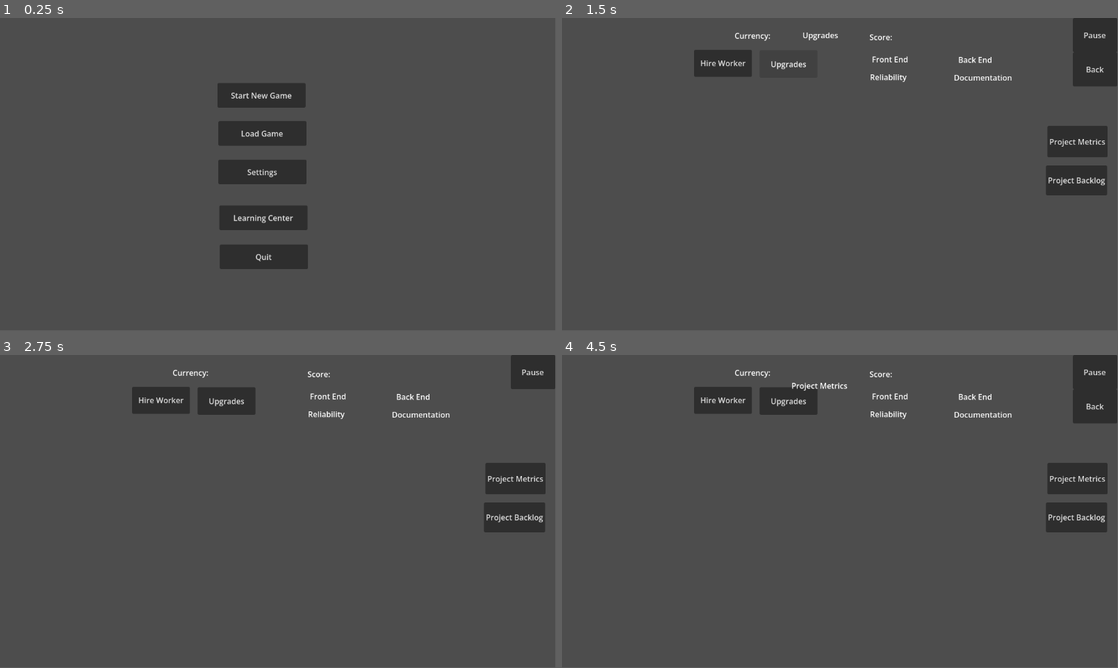
Above: before the commit, frames 1-4 (two rows, left to right).
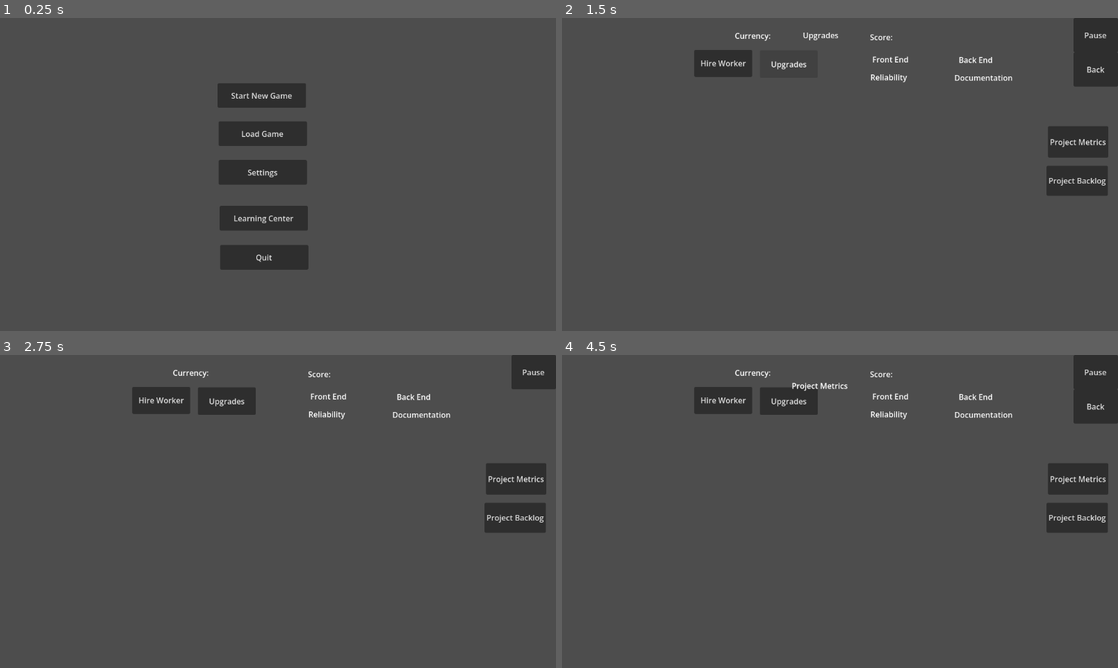
Above: after the commit, the same moments.

Repository: SE4AIResearch/SSW695-Group1
Game: Godot game, scene res://MainMenu/MainMenu.tscn
The game is run twice, just before and just after one commit, with the same random seed, the same clock (stepped at 60 frames per second) and the same inputs.
Inputs:
- Up to frame 1 (0.25 s): no input
- Up to frame 2 (1.5 s): click "Start New Game" at 0.5 s; click "Upgrades" at 1.25 s
- Up to frame 3 (2.75 s): click "Back" at 2 s
- Up to frame 4 (4.5 s): click "Project Metrics" at 2.75 s; click "Pause" at 3.5 s; click "Resume" at 4.25 s
In our replay, the window is 799x449 before the commit and 800x450 after it. These sizes can differ from the game's own. Grey fills any space a smaller window leaves; there, only what the larger window draws over its background counts as a difference.

The runs differ from the first frame. In frame 1, 0.4% of the frame differs, in the area x 39-56%, y 23-81%; in frame 2, 1.0%; in frame 3, 0.8%; in frame 4, 1.0%, in the area x 25-100%, y 0-57%.
Error after the commit: Attempt to call function 'new' in base 'null instance' on a null instance. (res://Tools/PersonConstructor/PersonConstructor.gd:4)

Commit message:
Worker and Person Visuals

Diff:
--- a/Person/Person.tscn
+++ b/Person/Person.tscn
@@ -1,16 +1,23 @@
 [gd_scene format=3 uid="uid://doy5ib16ee1oa"]
 
 [ext_resource type="Script" uid="uid://dh2uv4xlq8gft" path="res://Person/person.gd" id="1_beudb"]
+[ext_resource type="Texture2D" uid="uid://breqcy7jrm1kr" path="res://Person/Textures/Head/01.png" id="2_hib4k"]
 
 [node name="Person" type="Node2D" unique_id=1533579046]
 script = ExtResource("1_beudb")
 
 [node name="headSprite" type="Sprite2D" parent="." unique_id=546239071]
+texture_filter = 1
+texture = ExtResource("2_hib4k")
 
 [node name="hairSprite" type="Sprite2D" parent="." unique_id=1649586401]
-
-[node name="facialHairSprite" type="Sprite2D" parent="." unique_id=947152690]
+texture_filter = 1
 
 [node name="mouthSprite" type="Sprite2D" parent="." unique_id=599888584]
+texture_filter = 1
 
 [node name="noseSprite" type="Sprite2D" parent="." unique_id=850511957]
+texture_filter = 1
+
+[node name="eyeSprite" type="Sprite2D" parent="." unique_id=754297076]
+texture_filter = 1
--- a/Person/Worker/Worker.tscn
+++ b/Person/Worker/Worker.tscn
@@ -1,16 +1,30 @@
 [gd_scene format=3 uid="uid://u8bret2kckvv"]
 
 [ext_resource type="Script" uid="uid://cqag0vasl33gh" path="res://Person/Worker/worker.gd" id="1_l17xh"]
+[ext_resource type="Texture2D" uid="uid://breqcy7jrm1kr" path="res://Person/Textures/Head/01.png" id="2_k1q1s"]
+[ext_resource type="Texture2D" uid="uid://b7dikmvar4jnb" path="res://Person/Textures/Hair/03.png" id="3_k1q1s"]
+[ext_resource type="Texture2D" uid="uid://cwaw43dvc7ejo" path="res://Person/Textures/Mouth/01.png" id="4_4ucnk"]
+[ext_resource type="Texture2D" uid="uid://bbvn8pwcea6ax" path="res://Person/Textures/Nose/02.png" id="5_pvhlq"]
+[ext_resource type="Texture2D" uid="uid://b1ov1ai8w2i85" path="res://Person/Textures/Eyes/01.png" id="6_msffv"]
 
 [node name="Worker" type="Node2D" unique_id=1876878133]
 script = ExtResource("1_l17xh")
 
 [node name="headSprite" type="Sprite2D" parent="." unique_id=1710825731]
+texture = ExtResource("2_k1q1s")
 
 [node name="hairSprite" type="Sprite2D" parent="." unique_id=2083482492]
-
-[node name="facialHairSprite" type="Sprite2D" parent="." unique_id=20765161]
+position = Vector2(1, -10)
+texture = ExtResource("3_k1q1s")
 
 [node name="mouthSprite" type="Sprite2D" parent="." unique_id=1085375892]
+position = Vector2(0, 7)
+texture = ExtResource("4_4ucnk")
 
 [node name="noseSprite" type="Sprite2D" parent="." unique_id=1654903927]
+position = Vector2(0, 1)
+texture = ExtResource("5_pvhlq")
+
+[node name="eyeSprite" type="Sprite2D" parent="." unique_id=1862072873]
+position = Vector2(0, -2)
+texture = ExtResource("6_msffv")
--- a/Person/Worker/worker.gd
+++ b/Person/Worker/worker.gd
@@ -4,9 +4,9 @@
 
 var headSpritePath: String
 var hairSpritePath: String
-var facialHairSpritePath: String
 var mouthSpritePath: String
 var noseSpritePath: String
+var eyeSpritePath: String
 
 var frontEndWorkerStat: int
 var backEndWorkerStat: int
--- a/Person/names.gd
+++ b/Person/names.gd
@@ -1,9 +1,27 @@
 extends Node
 
-var firstNames=[
+var maleFirstNames=[
 "John",
+"Mike",
+"William",
+"Todd",
+"Greg",
+"Giovanni"
+]
+
+var femaleFirstNames=[
+"Mary",
+"Anna",
+"Suzan",
+"Chloe",
+"Melanie"
 ]
 
 var lastNames=[
 "Robertson",
+"Sue",
+"Fassbender",
+"Handel",
+"Stevenson",
+"Doe"
 ]
--- a/Person/person.gd
+++ b/Person/person.gd
@@ -4,10 +4,9 @@
 
 var headSpritePath: String
 var hairSpritePath: String
-var facialHairSpritePath: String
 var mouthSpritePath: String
 var noseSpritePath: String
-
+var eyeSpritePath: String
 # Called when the node enters the scene tree for the first time.
 func _ready() -> void:
 	pass # Replace with function body.
--- a/Tools/PersonConstructor/PersonConstructor.gd
+++ b/Tools/PersonConstructor/PersonConstructor.gd
@@ -1,13 +1,39 @@
 extends Node
 
-var nameList: String = "res://Person/names.gd"
-var personTextureList: String
+var nameList = load("res://Person/names.gd").new()
+var textureList = load("res://Person/Textures/textures.gd").new()
 
+var skinColors: Array[Color]
 
 func generateName(person):
+	var fName: String
+	match randi_range(0,1):
+		0: fName = nameList.maleFirstNames[randi_range(0,nameList.maleFirstNames.size()-1)]
+		1: fName = nameList.femaleFirstNames[randi_range(0,nameList.femaleFirstNames.size()-1)]
+	person.personName = fName +" "+nameList.lastNames[randi_range(0,nameList.lastNames.size()-1)]
 
+func generateVisuals(person):
+	person.headSpritePath = textureList.head[randi_range(0,textureList.head.size()-1)]
+	person.hairSpritePath = textureList.hair[randi_range(0,textureList.hair.size()-1)]
+	person.mouthSpritePath = textureList.mouth[randi_range(0,textureList.mouth.size()-1)]
+	person.noseSpritePath = textureList.nose[randi_range(0,textureList.nose.size()-1)]
+	person.eyeSpritePath = textureList.eyes[randi_range(0,textureList.eyes.size()-1)]
+	person.get_node("hairSprite").texture = load(person.hairSpritePath)
+	person.get_node("headSprite").texture = load(person.headSpritePath)
+	person.get_node("noseSprite").texture = load(person.noseSpritePath)
+	person.get_node("eyeSprite").texture = load(person.eyeSpritePath)
+	person.get_node("mouthSprite").texture = load(person.mouthSpritePath)
+
+	#Random Colors for now, Will replace later!
+	person.get_node("headSprite").modulate = Color(randf_range(0,1),randf_range(0,1),randf_range(0,1))
+	person.get_node("noseSprite").modulate = person.get_node("headSprite").modulate
+	person.get_node("hairSprite").modulate = Color(randf_range(0,1),randf_range(0,1),randf_range(0,1))
 	pass
 
-func generateVisuals(person):
-
+func generateWorkerStats(worker):
+	worker.frontEndWorkerStat = 1
+	worker.backEndWorkerStat = 1
+	worker.documentingWorkerStat = 1
+	worker.speedWorkerStat = 1
+	worker.staminaWorkerStat = 1
 	pass
--- a/UI/InGame/Hiring/HireItem/HireItem.tscn
+++ b/UI/InGame/Hiring/HireItem/HireItem.tscn
@@ -3,22 +3,27 @@
 [ext_resource type="Script" uid="uid://bgmjmmfks434g" path="res://UI/InGame/Hiring/HireItem/hire_item.gd" id="1_n43g0"]
 
 [node name="HireItem" type="Button" unique_id=1567480096]
-custom_minimum_size = Vector2(177, 169)
+custom_minimum_size = Vector2(312, 169)
 anchors_preset = -1
-anchor_right = 0.17600001
-anchor_bottom = 0.25300002
-offset_right = 0.24798584
-offset_bottom = 0.055984497
-flat = true
+anchor_right = 0.27100003
+anchor_bottom = 0.261
+offset_right = -0.1920166
+offset_bottom = -0.12800598
 script = ExtResource("1_n43g0")
 
-[node name="RichTextLabel" type="RichTextLabel" parent="." unique_id=430627088]
+[node name="workerInfo" type="RichTextLabel" parent="." unique_id=430627088]
 layout_mode = 0
-offset_right = 177.0
-offset_bottom = 138.0
-text = "Name Here
-Backend
+offset_left = 125.0
+offset_top = 7.0
+offset_right = 302.0
+offset_bottom = 162.0
+bbcode_enabled = true
+text = "Backend
 Frontend
 Documenting
 Speed
 Stamina"
+
+[node name="spriteMarker" type="Marker2D" parent="." unique_id=913662329]
+position = Vector2(57, 80)
+scale = Vector2(2.5, 2.5)
--- a/UI/InGame/Hiring/HireItem/hire_item.gd
+++ b/UI/InGame/Hiring/HireItem/hire_item.gd
@@ -1,8 +1,10 @@
 extends Button
 
 signal selectWorker(worker)
-var worker
+var heldWorker = Node2D
 
-func fillInfo(Worker):
-
+func fillInfo(worker):
+	heldWorker = worker
+	$workerInfo.text = worker.personName + '\nFront End: ' + str(worker.frontEndWorkerStat) + "\nBack End: " + str(worker.backEndWorkerStat) + '\nDocumenting: ' + str(worker.documentingWorkerStat) + '\nSpeed: ' + str(worker.speedWorkerStat) + '\nStamina: ' + str(worker.staminaWorkerStat)
+	$spriteMarker.add_child(heldWorker)
 	pass
--- a/UI/InGame/Hiring/Hiring.tscn
+++ b/UI/InGame/Hiring/Hiring.tscn
@@ -8,12 +8,13 @@
 script = ExtResource("1_kiv20")
 
 [node name="Hires" type="HBoxContainer" parent="." unique_id=358697084]
-offset_left = -90.0
-offset_top = -169.0
-offset_right = 895.0
-offset_bottom = 216.0
+offset_left = -125.0
+offset_top = -16.0
+offset_right = 860.0
+offset_bottom = 153.0
 
 [node name="SearchButton" type="Button" parent="." unique_id=148929133]
+process_mode = 2
 offset_left = 549.0
 offset_top = 305.0
 offset_right = 713.0
@@ -36,3 +37,5 @@
 text = "Hiring Budget"
 horizontal_alignment = 1
 vertical_alignment = 1
+
+[connection signal="pressed" from="SearchButton" to="." method="_on_search_button_pressed"]
--- a/UI/InGame/Hiring/hiring.gd
+++ b/UI/InGame/Hiring/hiring.gd
@@ -1,5 +1,7 @@
 extends Node2D
 
+var hireItem = preload("res://UI/InGame/Hiring/HireItem/HireItem.tscn")
+var workerItem = preload("res://Person/Worker/Worker.tscn")
 
 # Called when the node enters the scene tree for the first time.
 func _ready() -> void:
@@ -10,3 +12,20 @@
 func _process(delta: float) -> void:
 	$BudgetLabel.text = "Hiring Search Budget: $"+ str($BudgetSlider.value)
 	pass
+
+
+func _on_search_button_pressed() -> void:
+	for i in range(3):
+		var newHireUI = hireItem.instantiate()
+		var newHire = workerItem.instantiate()
+		PersonConstructor.generateName(newHire)
+		PersonConstructor.generateVisuals(newHire)
+		PersonConstructor.generateWorkerStats(newHire)
+		newHireUI.fillInfo(newHire)
+		newHireUI.connect("selectWorker",hireSelected)
+		$Hires.add_child(newHireUI)
+	pass
+
+func hireSelected(worker):
+
+	pass
--- a/project.godot
+++ b/project.godot
@@ -20,6 +20,10 @@
 PersonConstructor="*uid://dda20vvlva31s"
 PlayerTool="*uid://b4ab01cuo5f4k"
 
+[display]
+
+window/stretch/mode="viewport"
+
 [dotnet]
 
 project/assembly_name="SSW656-CapstoneProject"
@@ -30,4 +34,5 @@
 
 [rendering]
 
+textures/canvas_textures/default_texture_filter=0
 rendering_device/driver.windows="d3d12"
